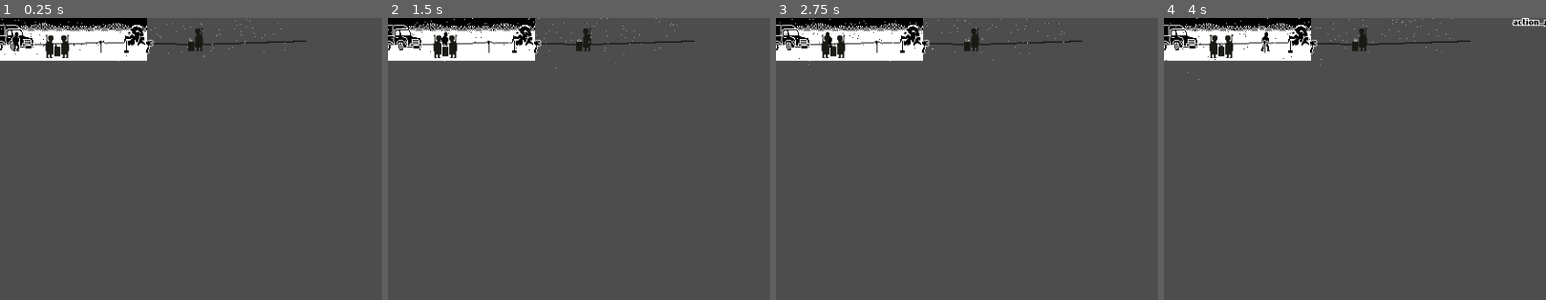
Above: before the commit, frames 1-4 (left to right).
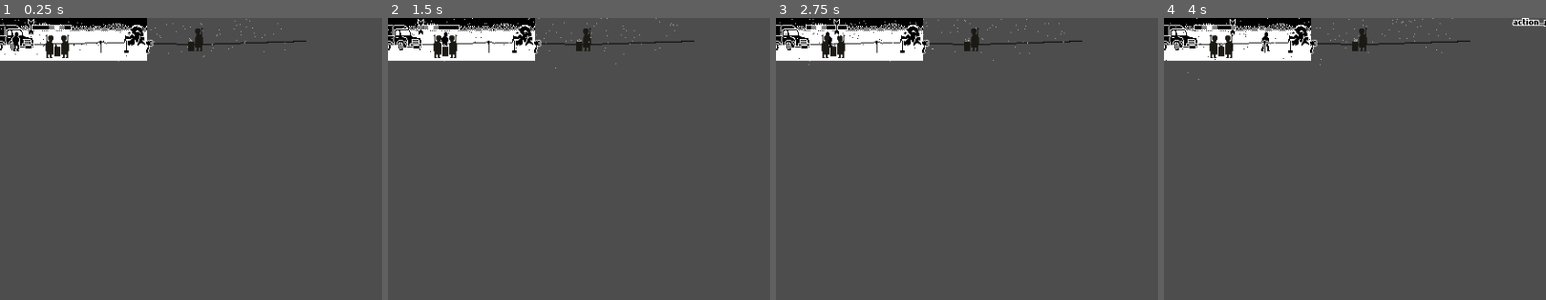
Above: after the commit, the same moments.

Repository: Eptwalabha/nj6-freeze
Game: Godot game, scene res://scene/game/lvl-labor.tscn
The game is run twice, just before and just after one commit, with the same random seed, the same clock (stepped at 60 frames per second) and the same inputs. This scene is started directly instead of the project's main scene. Sound files missing from this copy of the repository are replaced by a short silence.
Inputs:
- Up to frame 1 (0.25 s): no input
- Up to frame 2 (1.5 s): tap Enter at 0.5 s; hold Space (action-confirm) 0.53-1.28 s; hold Right (move_right) from 0.53 s (still down); tap Space (action-confirm) at 1.35 s
- Up to frame 3 (2.75 s): release Right (move_right) at 2.03 s; hold Left (move_left) from 2.03 s (still down); hold Space (action-confirm) from 2.03 s (still down)
- Up to frame 4 (4 s): release Left (move_left) at 2.78 s; release Space (action-confirm) at 2.78 s; hold Right (move_right) from 2.78 s (still down); tap Space (action-confirm) at 2.85 s; hold Space (action-confirm) from 3.53 s (still down)
The pictures show only the part of the screen within x 0-50%, y 0-50%; the shares and areas given below are measured in that part.

The runs differ from the first frame. In frame 1, 0.2% of the frame differs, in the area x 7-19%, y 0-7%; in frame 2, 0.2%; in frame 3, 0.2%; in frame 4, 0.2%.

Commit message:
add mini-game

Diff:
--- /dev/null
+++ b/scene/game/agility-minigame.gd
@@ -0,0 +1,32 @@
+@tool
+extends Node2D
+
+@export var speed : float = 5
+
+@onready var target: Sprite2D = $Range/Target
+@onready var cursor: Sprite2D = $Range/Cursor
+
+var time : float = 0.0
+var playing : bool = false
+
+func _ready() -> void:
+	rand_init()
+
+func _process(delta: float) -> void:
+	if playing:
+		time += delta * speed
+		cursor.position.x = (-cos(time) + 1.0) / 2.0 * 45 + 1
+
+func _input(event: InputEvent) -> void:
+	if event is InputEventKey:
+		if not playing and event.is_pressed():
+			time = 0
+			playing = true
+			rand_init()
+
+		if not event.is_pressed():
+			playing = false
+			print("delta = %s" %  abs(round(target.position.x - cursor.position.x)))
+
+func rand_init() -> void:
+	target.position.x = randi() % 29 + 9
--- /dev/null
+++ b/scene/game/agility-minigame.tscn
@@ -0,0 +1,25 @@
+[gd_scene load_steps=3 format=3 uid="uid://ck8nfkeyiukdk"]
+
+[ext_resource type="Script" path="res://scene/game/agility-minigame.gd" id="1_7n0qd"]
+[ext_resource type="Texture2D" uid="uid://b1jv1fj6a5y4h" path="res://assets/img/props/ui.png" id="1_nb0g7"]
+
+[node name="Agility" type="Node2D"]
+script = ExtResource("1_7n0qd")
+speed = 6.0
+
+[node name="Range" type="Sprite2D" parent="."]
+texture = ExtResource("1_nb0g7")
+offset = Vector2(23, 0)
+region_enabled = true
+region_rect = Rect2(18, 0, 48, 6)
+
+[node name="Target" type="Sprite2D" parent="Range"]
+position = Vector2(24, 0)
+texture = ExtResource("1_nb0g7")
+region_enabled = true
+region_rect = Rect2(18, 7, 18, 4)
+
+[node name="Cursor" type="Sprite2D" parent="Range"]
+texture = ExtResource("1_nb0g7")
+region_enabled = true
+region_rect = Rect2(10, 0, 7, 20)
--- a/scene/game/lvl-labor.tscn
+++ b/scene/game/lvl-labor.tscn
@@ -12,6 +12,7 @@
 [ext_resource type="Material" uid="uid://bhaiush2cvw0u" path="res://assets/material/invert.tres" id="6_ppxyi"]
 [ext_resource type="Texture2D" uid="uid://2qoyyfwwn154" path="res://assets/img/props/items.png" id="8_pyk78"]
 [ext_resource type="PackedScene" uid="uid://gkvd1bmf0asm" path="res://scene/ui/thermometer.tscn" id="12_ferwa"]
+[ext_resource type="PackedScene" uid="uid://ck8nfkeyiukdk" path="res://scene/game/agility-minigame.tscn" id="13_4df6f"]
 
 [sub_resource type="WorldBoundaryShape2D" id="WorldBoundaryShape2D_tsfmo"]
 distance = -38.0
@@ -205,3 +206,6 @@
 [node name="Thermometer" parent="CanvasLayer" instance=ExtResource("12_ferwa")]
 visible = false
 position = Vector2(2, 46)
+
+[node name="Agility" parent="CanvasLayer" instance=ExtResource("13_4df6f")]
+position = Vector2(35, 11)
Binary file changed: assets/img/props/ui.png
Not shown: 1 places in scene/game/lvl-labor.tscn that only renumber resources
Not shown, changed: assets/img/props/ui.pxo
